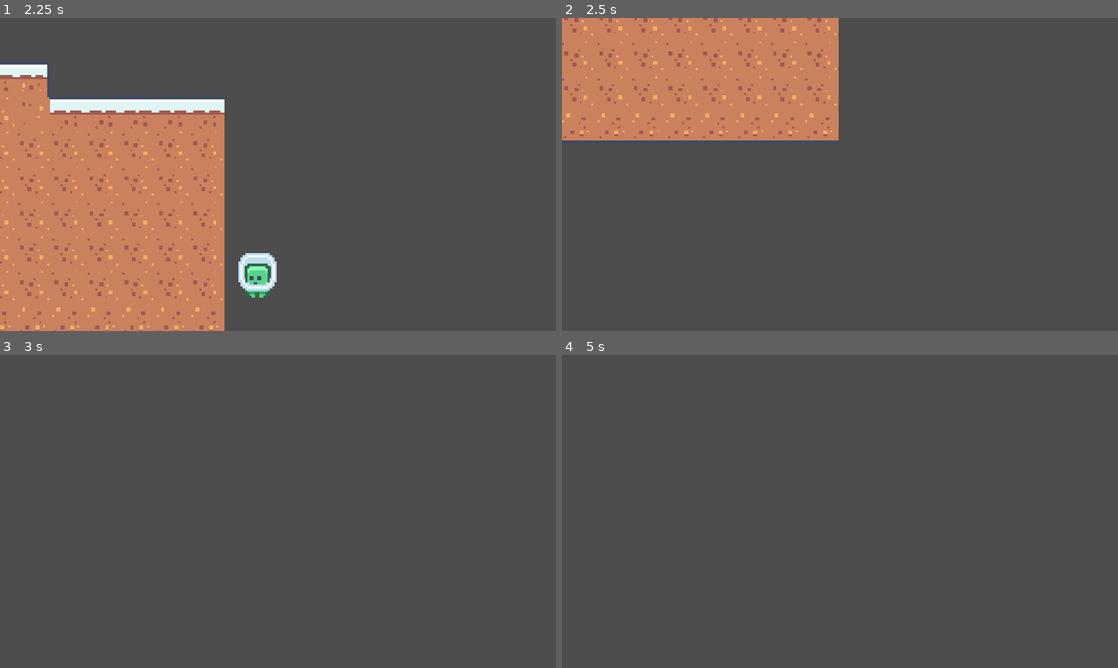
Above: before the commit, frames 1-4 (two rows, left to right).
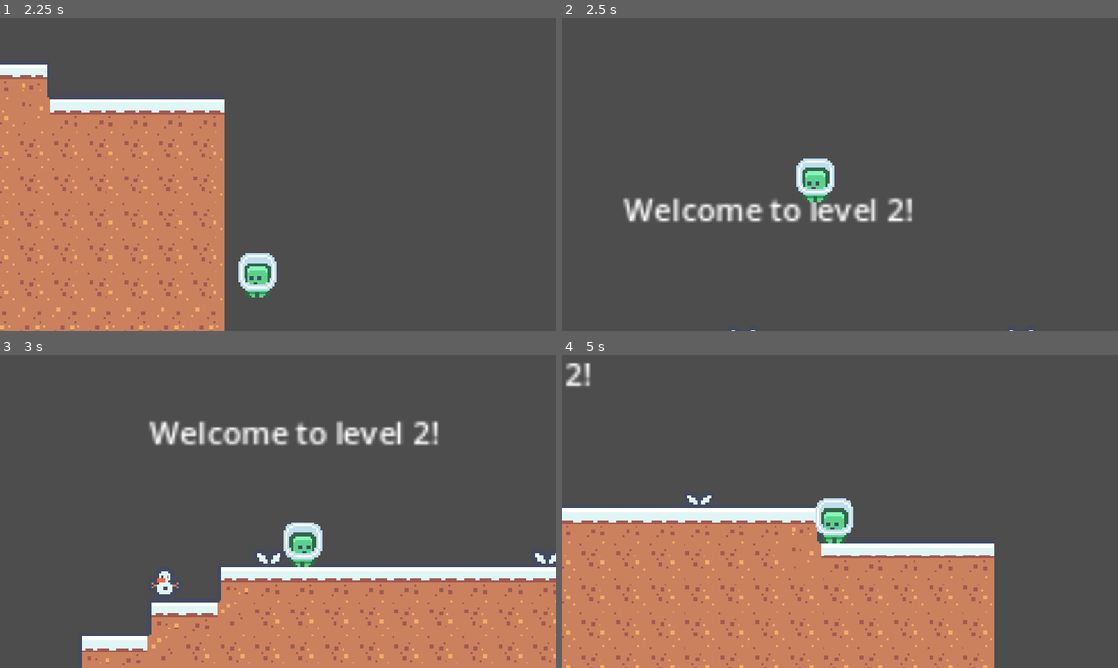
Above: after the commit, the same moments.

Repository: MAL-11DGT-2025/92005-sprint-1-Dekoder-py-school
Game: Godot game, scene res://scenes/level_two/level_two.tscn
The game is run twice, just before and just after one commit, with the same random seed, the same clock (stepped at 60 frames per second) and the same inputs. This scene is started directly instead of the project's main scene. Sound files missing from this copy of the repository are replaced by a short silence.
Inputs:
- Up to frame 1 (2.25 s): tap Enter (ui_accept) at 0.5, 0.77, 1.52 s; hold Right (ui_right) 0.53-2.03 s; hold Left (ui_left) from 2.03 s (still down)
- Up to frame 2 (2.5 s): keep holding Left (ui_left)
- Up to frame 3 (3 s): release Left (ui_left) at 2.78 s; hold Right (ui_right) from 2.78 s (still down)
- Up to frame 4 (5 s): tap Enter (ui_accept) at 3.02, 3.77, 4.52 s; release Right (ui_right) at 4.28 s; hold Left (ui_left) from 4.28 s (still down)

Frame 1 is identical in both runs. In frame 2, 23% of the frame differs, in the area x 0-85%, y 0-100%; in frame 3, 27%; in frame 4, 37%, in the area x 0-78%, y 2-100%.

Commit message:
add killzone

Diff:
--- a/scenes/level_two/level_two.tscn
+++ b/scenes/level_two/level_two.tscn
@@ -1,7 +1,8 @@
-[gd_scene load_steps=5 format=4 uid="uid://djlca6lv0t2tw"]
+[gd_scene load_steps=7 format=4 uid="uid://djlca6lv0t2tw"]
 
 [ext_resource type="Texture2D" uid="uid://byfhan2k428p4" path="res://assets/tilemap.png" id="1_d5u3y"]
 [ext_resource type="PackedScene" uid="uid://b7jtkf7digme3" path="res://scenes/player/player.tscn" id="2_duqq2"]
+[ext_resource type="PackedScene" uid="uid://cf14ufgngavb4" path="res://scenes/killzone/killzone.tscn" id="3_d5u3y"]
 
 [sub_resource type="TileSetAtlasSource" id="TileSetAtlasSource_p4c4t"]
 texture = ExtResource("1_d5u3y")
@@ -232,6 +233,9 @@
 physics_layer_0/collision_layer = 1
 sources/1 = SubResource("TileSetAtlasSource_p4c4t")
 
+[sub_resource type="WorldBoundaryShape2D" id="WorldBoundaryShape2D_duqq2"]
+distance = -693.0
+
 [node name="level_two" type="Node"]
 
 [node name="Midground" type="TileMapLayer" parent="."]
@@ -252,3 +256,8 @@
 offset_bottom = 500.0
 text = "Welcome to level 2!"
 autowrap_mode = 3
+
+[node name="Killzone" parent="." instance=ExtResource("3_d5u3y")]
+
+[node name="CollisionShape2D" type="CollisionShape2D" parent="Killzone"]
+shape = SubResource("WorldBoundaryShape2D_duqq2")
